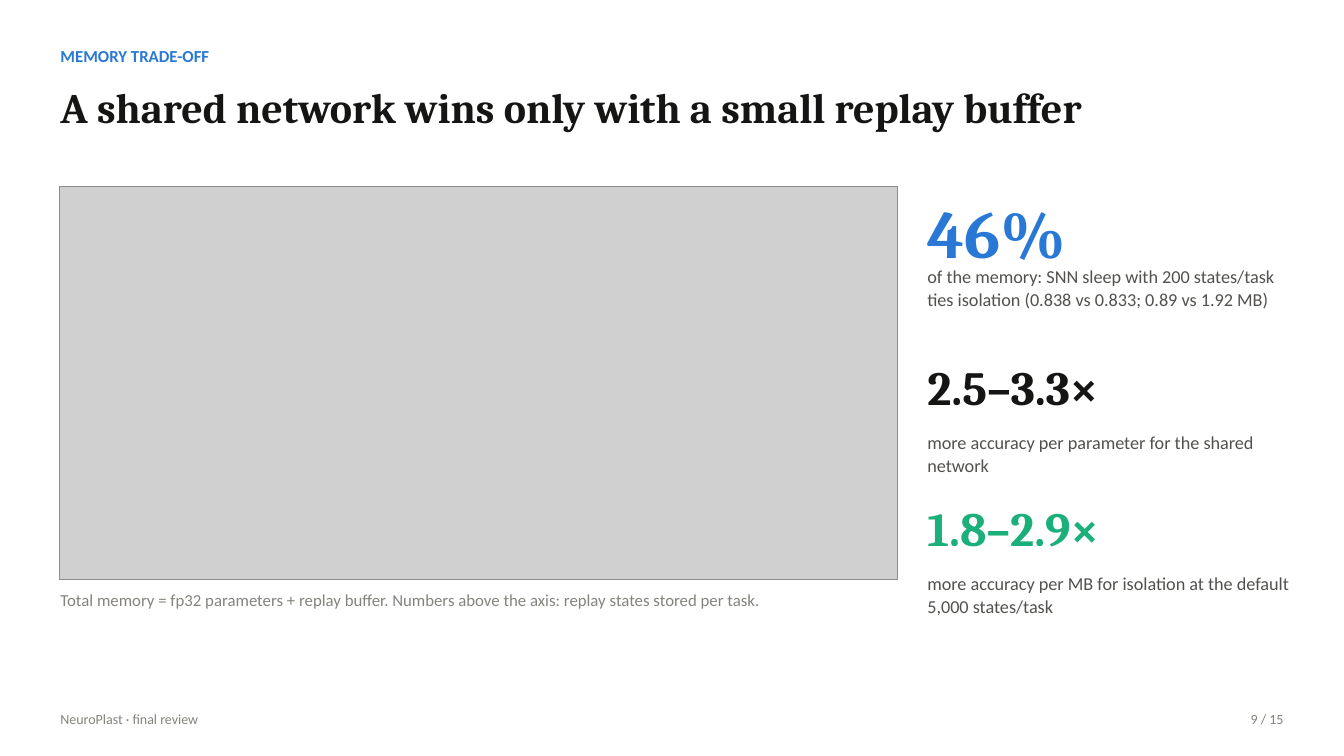
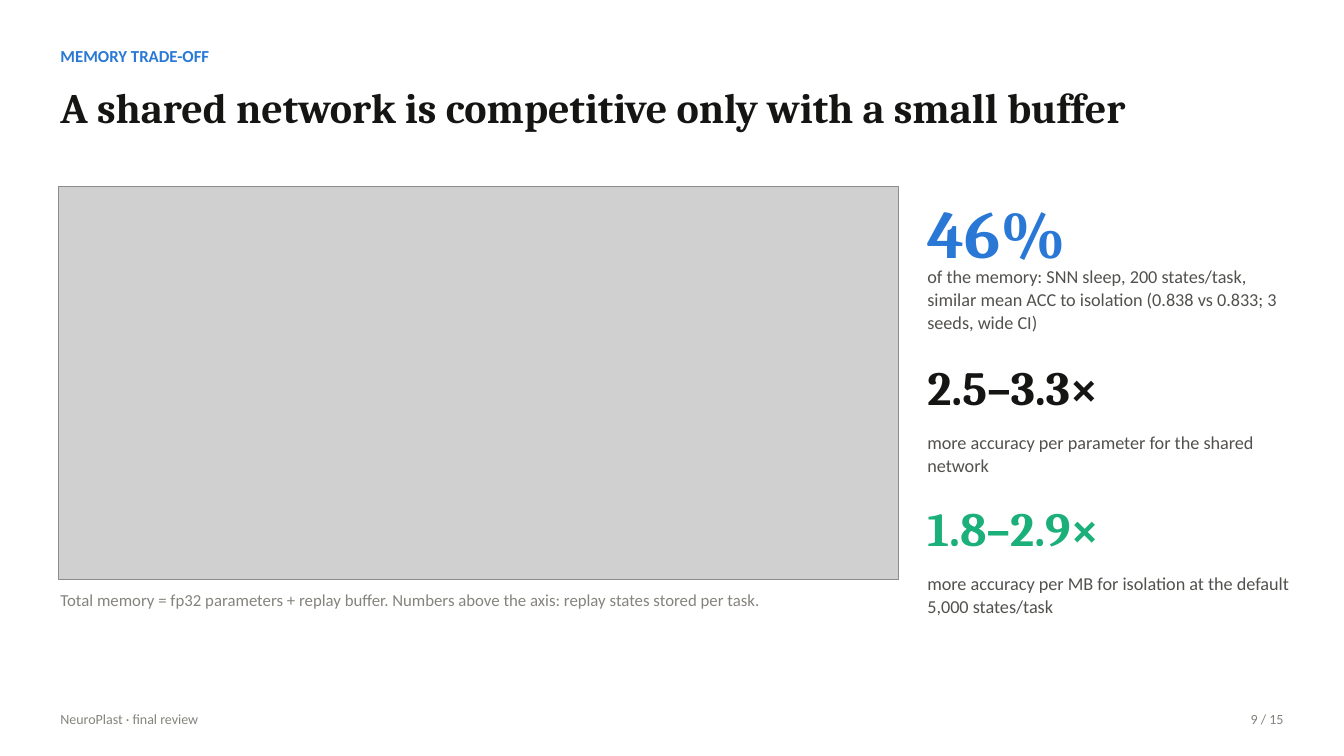
Before and after one commit to VT69/NeuroPlast, a slide deck: slide 9 of presentation/NeuroPlast_final_review.pptx. Drawn at 1344x756 pixels with LibreOffice and Linux fonts; fonts in the diff are those of the drawing; grey boxes stand for pictures. Boxes give left, top, right and bottom in pixels: in the first picture for what was removed or moved away, otherwise in the second. Text is boxed around its words. In the diff, an @@ line names an element or a change of style, - is before the commit and + after.

```diff
--- a/presentation/NeuroPlast_final_review.pptx
+++ b/presentation/NeuroPlast_final_review.pptx
@@ text at [60, 93, 1125, 133]: text changed @@
-A shared network wins only with a small replay buffer
+A shared network is competitive only with a small buffer
@@ text at [927, 270, 1276, 332]: text changed @@
-of the memory: SNN sleep with 200 states/task ties isolation (0.838 vs 0.833; 0.89 vs 1.92 MB)
+of the memory: SNN sleep, 200 states/task, similar mean ACC to isolation (0.838 vs 0.833; 3 seeds, wide CI)
```
Also in this commit, not shown: 4 other slides changed, 27 other files.
